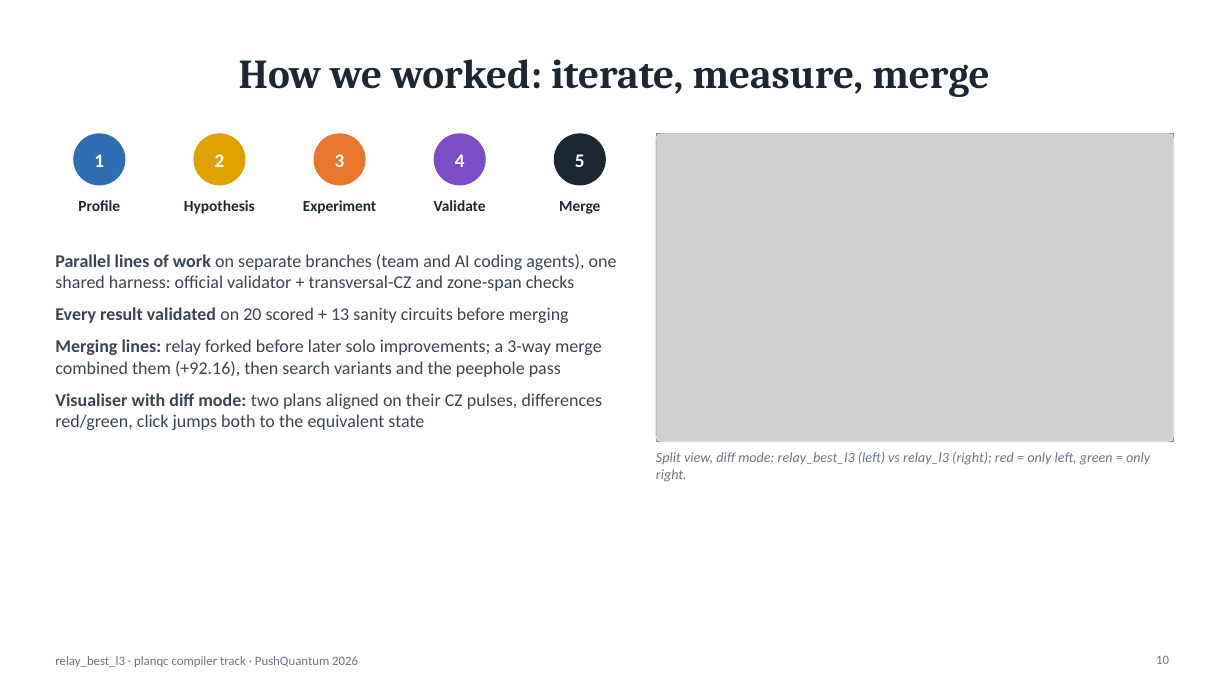
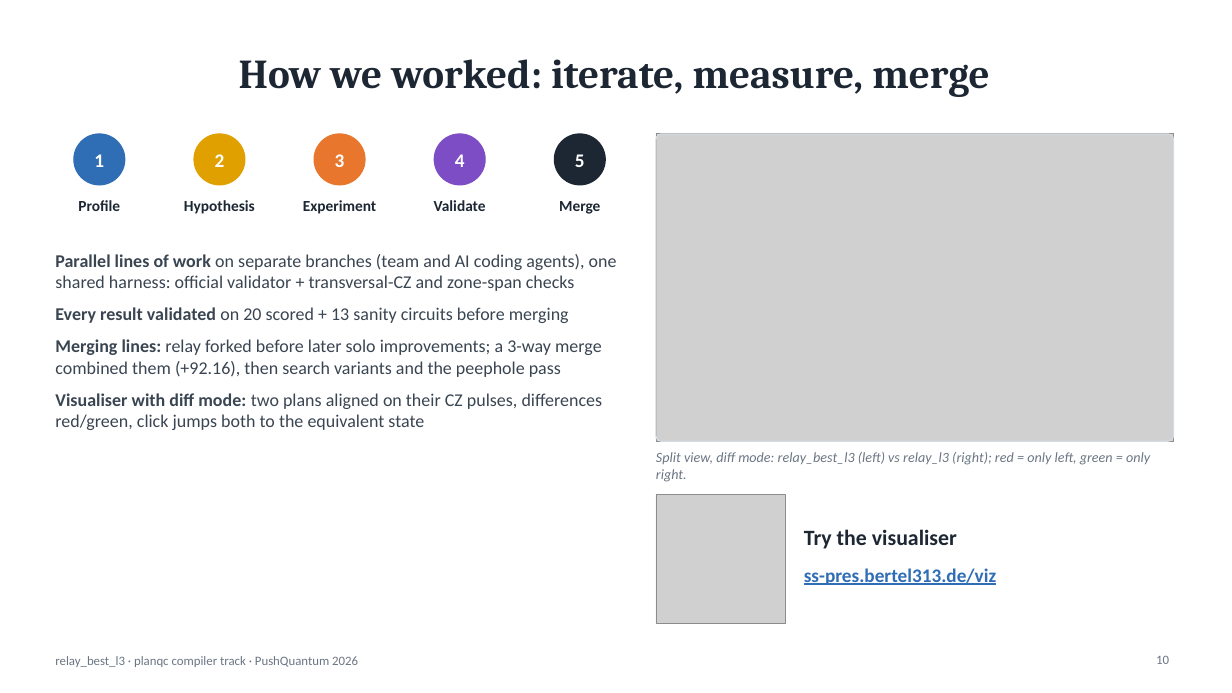
Before and after one commit to Superposition-Squad/2026-PushQuantum-Hackathon, a slide deck: slide 10 of slides/deck/relay_deck.pptx. Drawn at 1232x693 pixels with LibreOffice and Linux fonts; fonts in the diff are those of the drawing; grey boxes stand for pictures. Boxes give left, top, right and bottom in pixels: in the first picture for what was removed or moved away, otherwise in the second. Text is boxed around its words. In the diff, an @@ line names an element or a change of style, - is before the commit and + after.

Commit message:
slides: update deck, relay PDFs and add visualiser QR image

```diff
--- a/slides/deck/relay_deck.pptx
+++ b/slides/deck/relay_deck.pptx
@@ picture added at box(656, 494, 786, 624) @@
@@ text added at box(804, 529, 957, 549), 17 pt, text #1D2733, bold @@
+Try the visualiser
@@ text added at box(804, 568, 996, 585), 15 pt, text #2F6DB5, bold, underline @@
+ss-pres.bertel313.de/viz
```
Also in this commit, not shown: 1 other slide changed, 9 other files.
